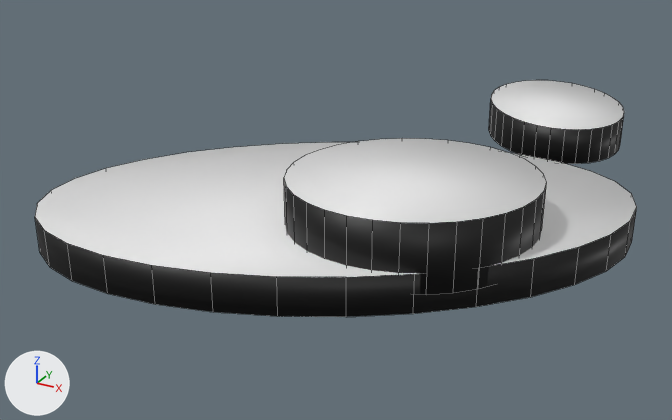
The Blender file blender/island.blend, before and after one commit.
Camera for both pictures: a 50 mm camera at (18.8, -31.7, 14.0) aimed at (2.8, -2.6, -0.5). Arrows for +X, +Y and +Z are at lower left; the lights stay in place. The first picture is the older version. Mesh edges are drawn as thin lines. The same objects are shown in both versions, whatever each file hides.

The first picture shows 'Rocks'.
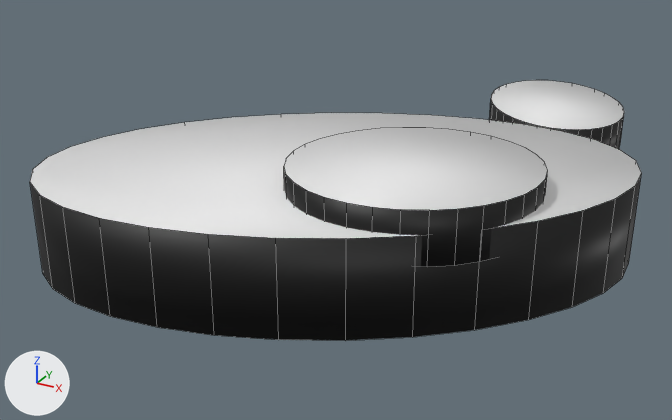
Changed parts and their boxes [x1, y1, x2, y2] in the pictures (672 x 420 px; the box of a moved part takes in the faces that stretch with it):
'Rocks', reshaped (10% taller)
    before: [35, 80, 637, 317]
    after: [30, 80, 642, 341]
part 1 of me_cylinder_002, moved or reshaped
    before: [35, 142, 637, 317]
    after: [30, 113, 642, 341]
part 2 of me_cylinder_002, moved or reshaped
    before: [284, 138, 547, 294]
    after: [284, 128, 548, 267]

Edits to the bpy script that builds the scene:
```text
Change me_cylinder_002:
    used by ob_rocks; location = (0.0, 0.0, 0.0)
    remove me_cylinder_002.from_pydata(...)  # 192 vertices, 102 faces; spans x -4.3..13.9, y -13.3..12.4, z -0.1..3.3
    add me_cylinder_002.from_pydata(...)  # 192 vertices, 102 faces; spans x -4.3..13.9, y -13.3..12.4, z -0.4..3.7
    me_cylinder_002 part 1: the loose piece of 64 vertices spanning x -4.3..13.9, y -13.3..1.0, z 0.4..1.7 is scaled about its middle by (1, 1, 2.54), then moved by (0.0, 0.0, 0.2)
    me_cylinder_002 part 2: the loose piece of 64 vertices spanning x 3.9..11.7, y -10.4..-3.0, z 1.0..3.3 is scaled about its middle by (1, 1, 0.777), then moved by (0.0, 0.0, 0.6)
```
